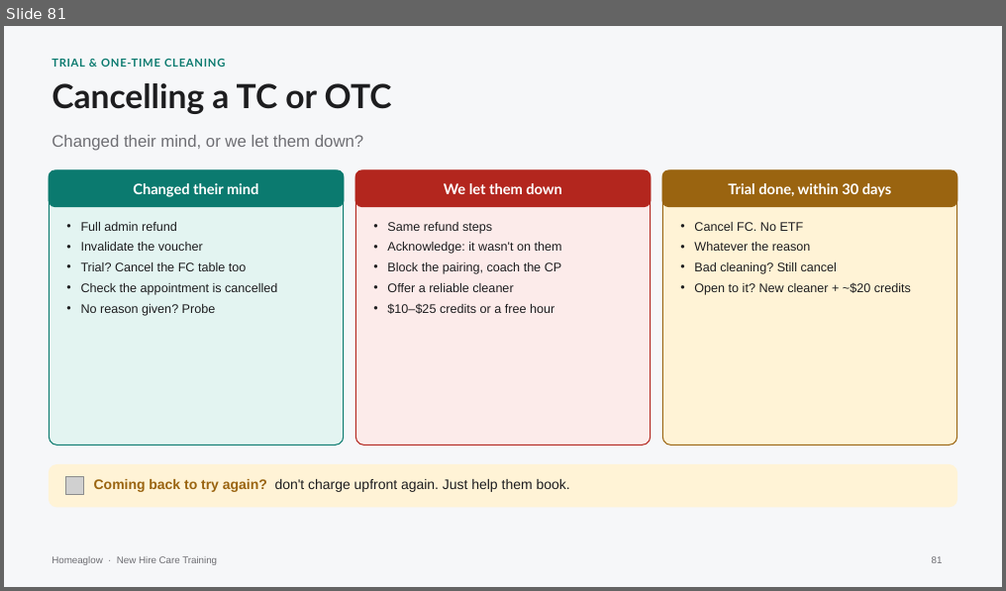
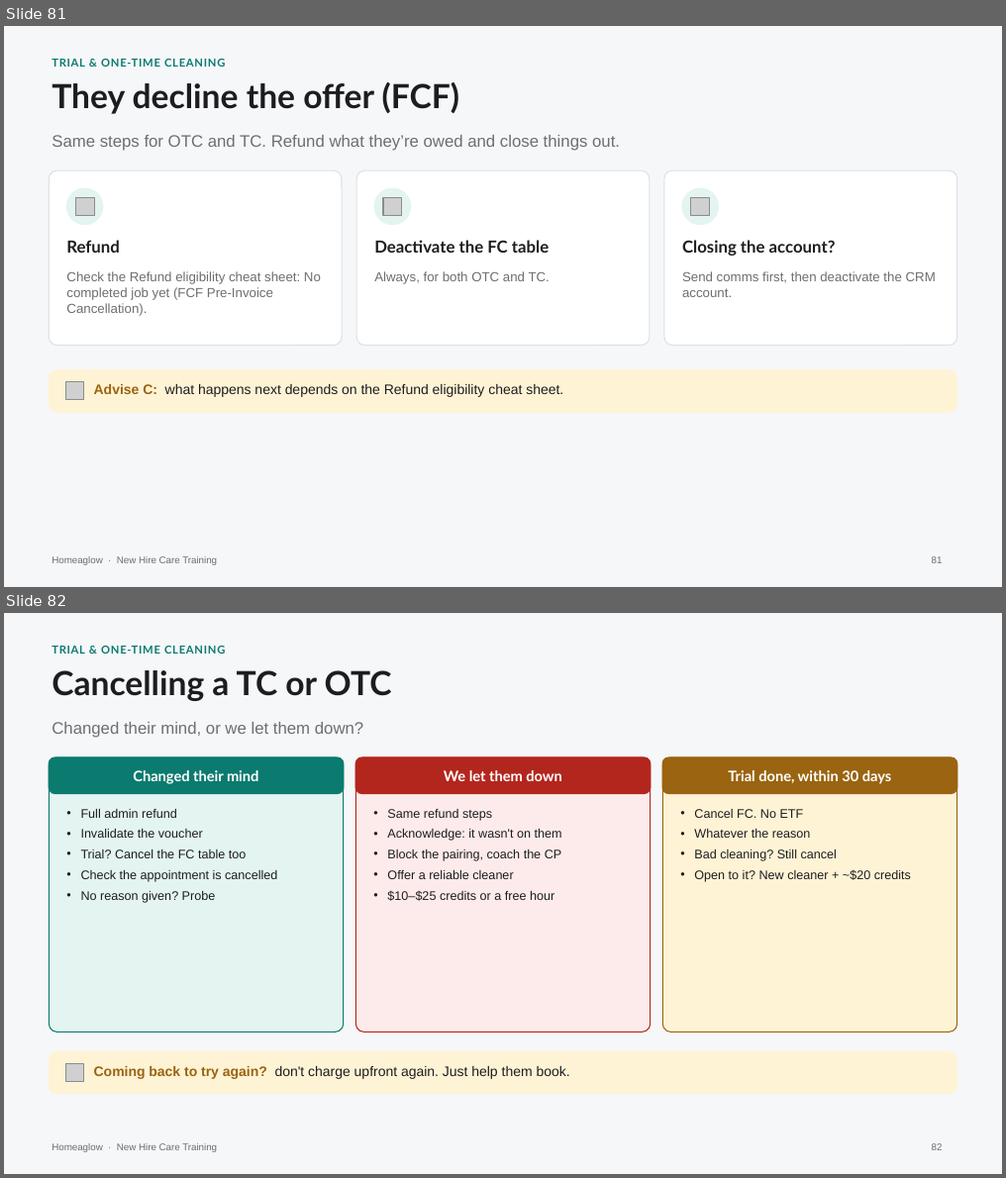
Before and after one commit to anjulimichelle/training, a slide deck: retention-membership-cancellation/retention-membership-cancellation.pptx. Shown one above the other, each under a label of ours: slide 81 before the commit, slides 81 and 82 after it. The pictures are 1006x591 and 1006x1178 pixels, drawn with LibreOffice and Linux fonts; fonts in the diff are those of the drawing; grey boxes stand for pictures. Boxes give left, top, right and bottom in pixels: in the first picture for what was removed or moved away, otherwise in the second. Text is boxed around its words. In the diff, an @@ line names an element or a change of style, - is before the commit and + after.

```diff
--- a/retention-membership-cancellation/retention-membership-cancellation.pptx
+++ b/retention-membership-cancellation/retention-membership-cancellation.pptx
@@ slide 81 added at (4, 26, 1002, 587), background #F6F7F9; not listed: 1 template element that a slide beside it also shows @@
@@ text added at (52, 59, 225, 67), 8 pt, text #0B7A6F, bold @@
+TRIAL & ONE-TIME CLEANING
@@ text added at (52, 82, 459, 114), 24 pt, text #1D1D1F, bold @@
+They decline the offer (FCF)
@@ text added at (52, 135, 620, 151), 12 pt, text #6E6E73 @@
+Same steps for OTC and TC. Refund what they’re owed and close things out.
@@ rounded rectangle added at (49, 171, 342, 346), fill #FFFFFF, outline #DCE1E7 0.75 pt @@
@@ rounded rectangle added at (356, 171, 648, 346), fill #FFFFFF, outline #DCE1E7 0.75 pt @@
@@ rounded rectangle added at (664, 171, 957, 346), fill #FFFFFF, outline #DCE1E7 0.75 pt @@
@@ ellipse added at (67, 188, 103, 225), fill #E3F4F1, outline #E3F4F1 1 pt @@
@@ picture added at (76, 197, 95, 217) @@
@@ ellipse added at (374, 188, 410, 225), fill #E3F4F1, outline #E3F4F1 1 pt @@
@@ picture added at (383, 197, 402, 217) @@
@@ ellipse added at (682, 188, 719, 225), fill #E3F4F1, outline #E3F4F1 1 pt @@
@@ picture added at (691, 197, 710, 217) @@
@@ text added at (66, 240, 119, 253), 12 pt, text #1D1D1F, bold @@
+Refund
@@ text added at (374, 240, 548, 253), 12 pt, text #1D1D1F, bold @@
+Deactivate the FC table
@@ text added at (682, 240, 836, 256), 12 pt, text #1D1D1F, bold @@
+Closing the account?
@@ text added at (66, 272, 321, 316), 9.5 pt, text #6E6E73 @@
+Check the Refund eligibility cheat sheet: No completed job yet (FCF Pre-Invoice Cancellation).
@@ text added at (374, 272, 549, 284), 9.5 pt, text #6E6E73 @@
+Always, for both OTC and TC.
@@ text added at (682, 272, 936, 297), 9.5 pt, text #6E6E73 @@
+Send comms first, then deactivate the CRM account.
@@ rounded rectangle added at (49, 371, 957, 412), fill #FFF3D6, outline #FFF3D6 0.75 pt @@
@@ picture added at (65, 382, 84, 400) @@
@@ text added at (94, 384, 563, 397), 10 pt, text #1D1D1F @@
+Advise C: what happens next depends on the Refund eligibility cheat sheet.
@@ page number added at (932, 557, 943, 564), 7 pt, text #6E6E73 @@
+81
@@ what was slide 81 is now slide 82 @@
@@ page number at (932, 1144, 943, 1151): text changed @@
-81
+82
```
Also in this commit, not shown: 3 slides changed, 1 other file.
